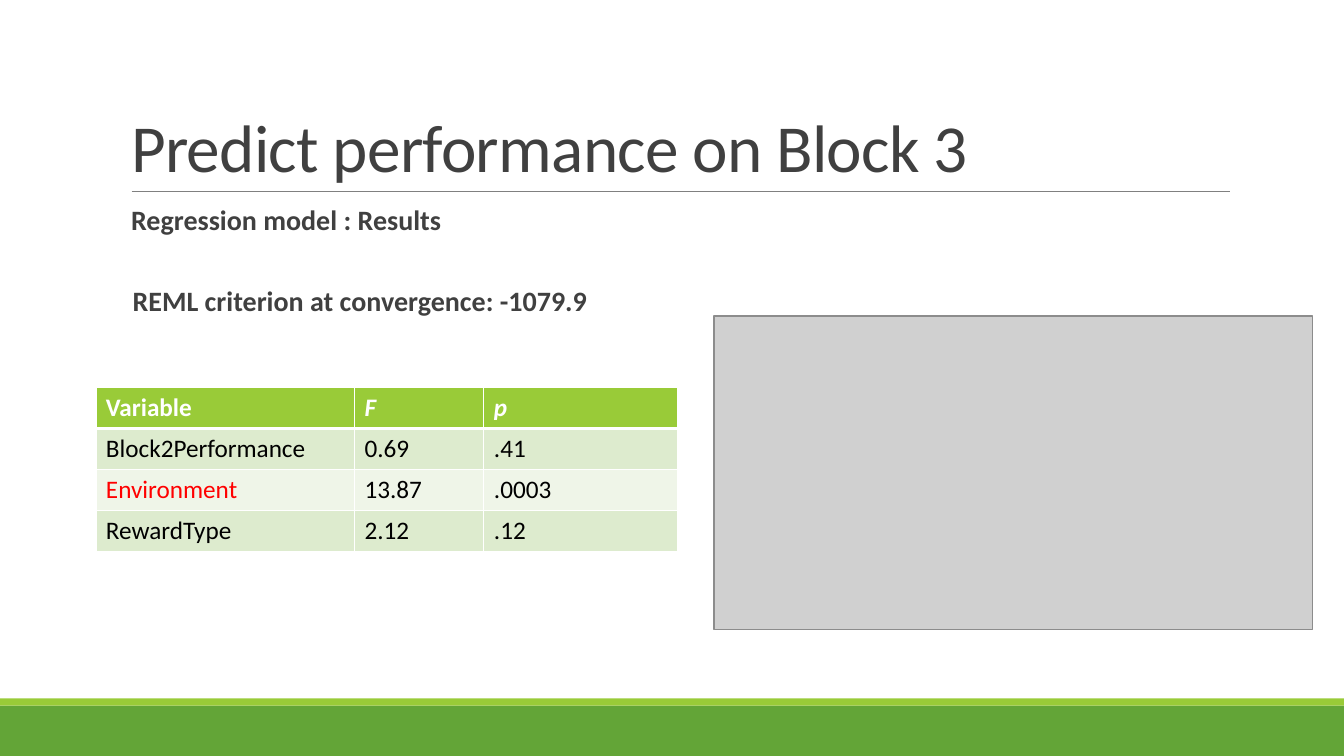
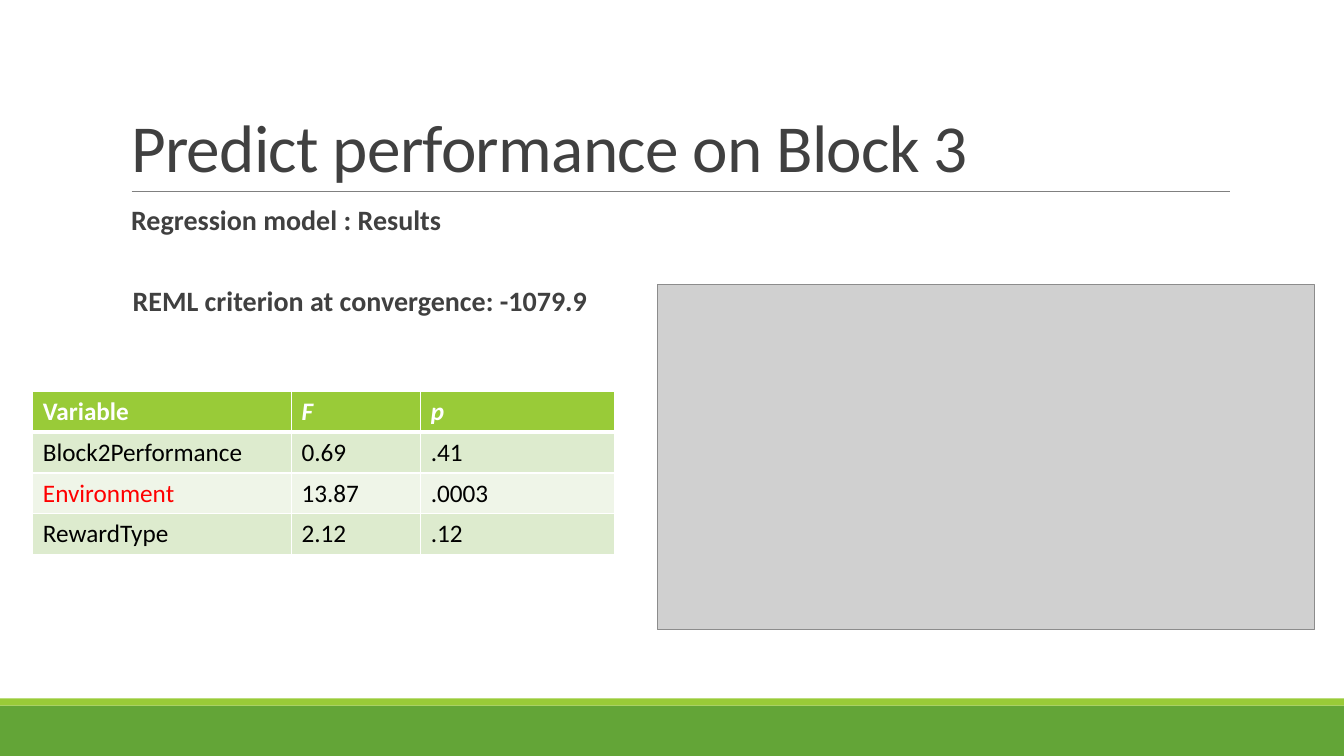
Before and after one commit to psychhack2019/teamsewz_navproject, a slide deck: slide 4 of PsychHack2019_Team SEWZ.pptx. Drawn at 1344x756 pixels with LibreOffice and Linux fonts; fonts in the diff are those of the drawing; grey boxes stand for pictures. Boxes give left, top, right and bottom in pixels: in the first picture for what was removed or moved away, otherwise in the second. Text is boxed around its words. In the diff, an @@ line names an element or a change of style, - is before the commit and + after.

```diff
--- a/PsychHack2019_Team SEWZ.pptx
+++ b/PsychHack2019_Team SEWZ.pptx
@@ picture: place and size @@
-picture at box(714, 316, 1313, 629)
+picture at box(657, 285, 1315, 630)
@@ table: place and size @@
-table at box(96, 388, 678, 552)
+table at box(33, 391, 615, 555)
```
Also in this commit, not shown: 3 other slides changed, 1 slide added.
